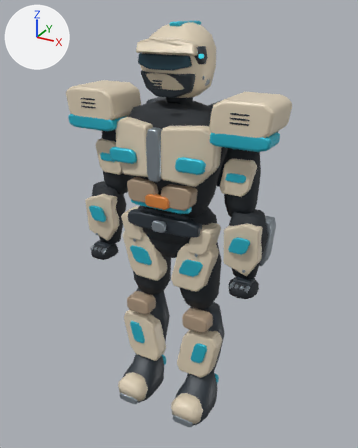
The Blender file unity-vfx-preview/Art/Basta.blend, before and after one commit.
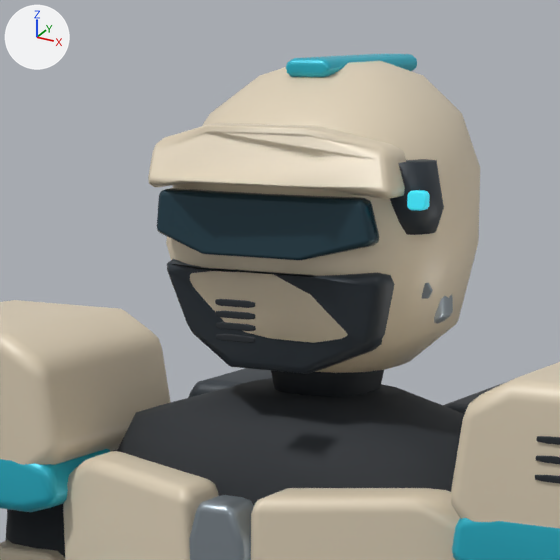
Each version appears first whole from a 50 mm camera at (0.967, -1.721, 1.773) aimed at (-0.011, 0.056, 0.884), and next in a close-up on the part from 28% to 66% of the width and 2% to 32% of the height. The axes (+X, +Y, +Z) are drawn at upper left. The lights are the same throughout. The older version's two pictures come first.

The scene before the commit, as lines of its bpy script (objects in view):
```python
me_bicep_undersuit = bpy.data.meshes.new('Bicep undersuit')
me_bicep_undersuit.from_pydata(...)  # 48 vertices, 38 faces; spans x -0.071..0.071, y -0.058..0.058, z -0.147..0.143
me_bicep_undersuit.polygons.foreach_set('use_smooth', [True] * 38)
me_bicep_undersuit.materials.append(mat_fabric)  # black #21272d
me_floating_bicep_guard = bpy.data.meshes.new('Floating bicep guard')
me_floating_bicep_guard.from_pydata(...)  # 104 vertices, 98 faces; spans x -0.0675..0.0668, y -0.065..-0.02, z -0.046..0.098
me_floating_bicep_guard.materials.append(mat_ceramic)  # beige #e1d3ba
me_pressure_coupler = bpy.data.meshes.new('Pressure coupler')
me_pressure_coupler.from_pydata(...)  # 80 vertices, 74 faces; spans x -0.03..0.03, y -0.174..-0.13, z -0.088..0.118
me_pressure_coupler.materials.append(mat_alloy)  # grey #97a2aa
ob_bicep_undersuit = bpy.data.objects.new('Bicep undersuit', me_bicep_undersuit)
ob_bicep_undersuit.parent = ob_leftupper
ob_bicep_undersuit.location = (0.0, 0.0, 0.0)
ob_floating_bicep_guard = bpy.data.objects.new('Floating bicep guard', me_floating_bicep_guard)
ob_floating_bicep_guard.parent = ob_leftupper
ob_floating_bicep_guard.location = (0.0, 0.0, 0.0)
ob_pressure_coupler = bpy.data.objects.new('Pressure coupler', me_pressure_coupler)
ob_pressure_coupler.parent = ob_torso
ob_pressure_coupler.location = (0.0, 0.0, 0.0)
# also in view: 'Faceted chin guard' at (0.0, -0.053, 1.504); 'Lower armor seam.001' at (0.326, -0.069, 1.339); 'Wide pauldron shell' at (-0.326, -0.017, 1.41); 'Heavy stacked ceramic baffles.001' at (0.126, -0.099, 1.257); 'Wide recessed visor' at (0.0, -0.084, 1.586)
```
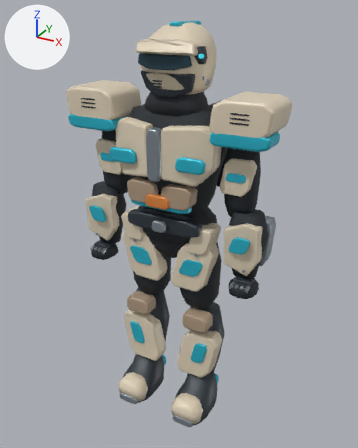
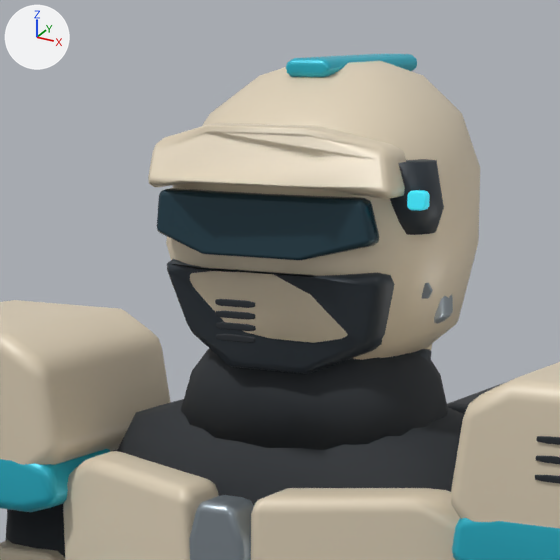
Pixel boxes (x1, y1, x2, y2) of what changed, in the close-ups (560 x 560 px):
'Padded gorget', added (black): after (181, 348, 448, 450)
'Collar side plate.001', added (mostly hidden): after (418, 349, 432, 363)
'Collar plate', added (mostly hidden): after (426, 344, 432, 351)
'Neck pressure seal', unchanged, covered by the edit: before (271, 370, 384, 397)

What changed in the scene script:
```text
Add me_collar_side_plate_001:
    me_collar_side_plate_001.from_pydata(...)  # 56 vertices, 54 faces; spans x 0.0703..0.1114, y -0.0361..0.0528, z 0.1689..0.2312
    me_collar_side_plate_001.materials.append(mat_graphite)  # greyish blue #303840
Add me_collar_plate:
    me_collar_plate.from_pydata(...)  # 84 vertices, 80 faces; spans x -0.097..0.097, y -0.017..0.102, z 0.17..0.262
    me_collar_plate.materials.append(mat_ceramic)  # beige #e1d3ba
Add me_padded_gorget:
    me_padded_gorget.from_pydata(...)  # 54 vertices, 38 faces; spans x -0.137..0.137, y -0.078..0.102, z 0.15..0.262
    me_padded_gorget.polygons.foreach_set('use_smooth', [True] * 38)
    me_padded_gorget.materials.append(mat_fabric)  # black #21272d
Add ob_collar_side_plate_001:
    ob_collar_side_plate_001 = bpy.data.objects.new('Collar side plate.001', me_collar_side_plate_001)
    ob_collar_side_plate_001.parent = ob_torso
    ob_collar_side_plate_001.location = (0.0, 0.0, 0.0)
Add ob_collar_plate:
    ob_collar_plate = bpy.data.objects.new('Collar plate', me_collar_plate)
    ob_collar_plate.parent = ob_torso
    ob_collar_plate.location = (0.0, 0.0, 0.0)
Add ob_padded_gorget:
    ob_padded_gorget = bpy.data.objects.new('Padded gorget', me_padded_gorget)
    ob_padded_gorget.parent = ob_torso
    ob_padded_gorget.location = (0.0, 0.0, 0.0)
```
